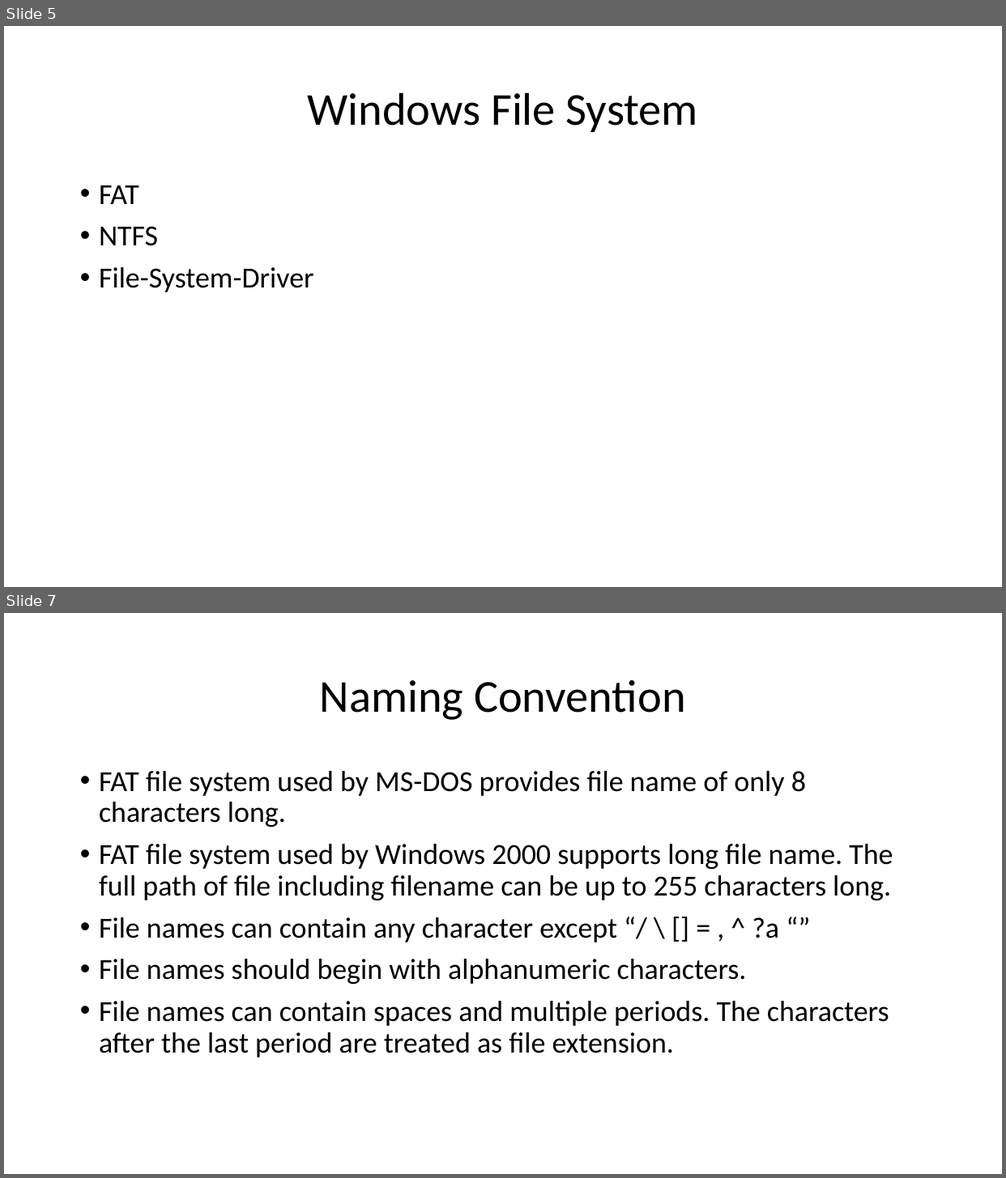
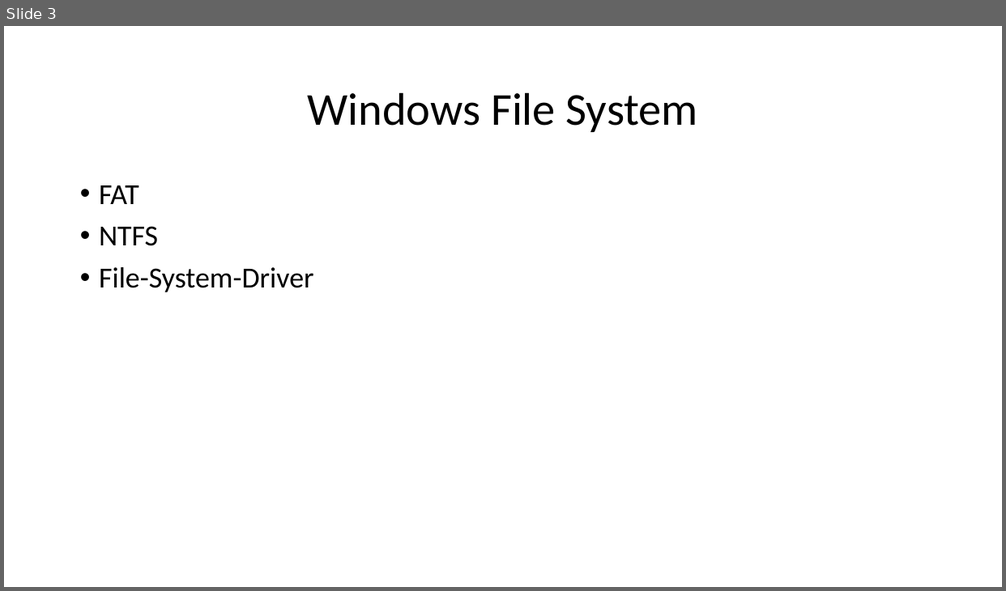
Before and after one commit to amolhadkar71/PPT-s, a slide deck: Types of File System.pptx. Shown one above the other, each under a label of ours: slides 5 and 7 before the commit, slide 3 after it; the slides between them are not shown. The pictures are 1006x1178 and 1006x591 pixels, drawn with LibreOffice and Linux fonts; fonts in the diff are those of the drawing. Boxes give left, top, right and bottom in pixels: in the first picture for what was removed or moved away, otherwise in the second. Text is boxed around its words. In the diff, an @@ line names an element or a change of style, - is before the commit and + after.

```diff
--- a/Types of File System.pptx
+++ b/Types of File System.pptx
@@ slide 7 removed at <box>4,613,1002,1174</box>, background #FFFFFF @@
@@ title removed at <box>320,680,686,720</box> @@
-Naming Convention
@@ text removed at <box>99,771,893,1058</box> @@
-• FAT file system used by MS-DOS provides file name of only 8 characters long.
-• FAT file system used by Windows 2000 supports long file name. The full path of file including filename can be up to 255 characters long.
-• File names can contain any character except “/ \ [] = , ^ ?a “”
-• File names should begin with alphanumeric characters.
-• File names can contain spaces and multiple periods. The characters after the last period are treated as file extension.
@@ what was slide 5 is now slide 3 @@
```
Also in this commit, not shown: 9 slides changed, 2 slides added, 5 other slides removed, 2 other files.
